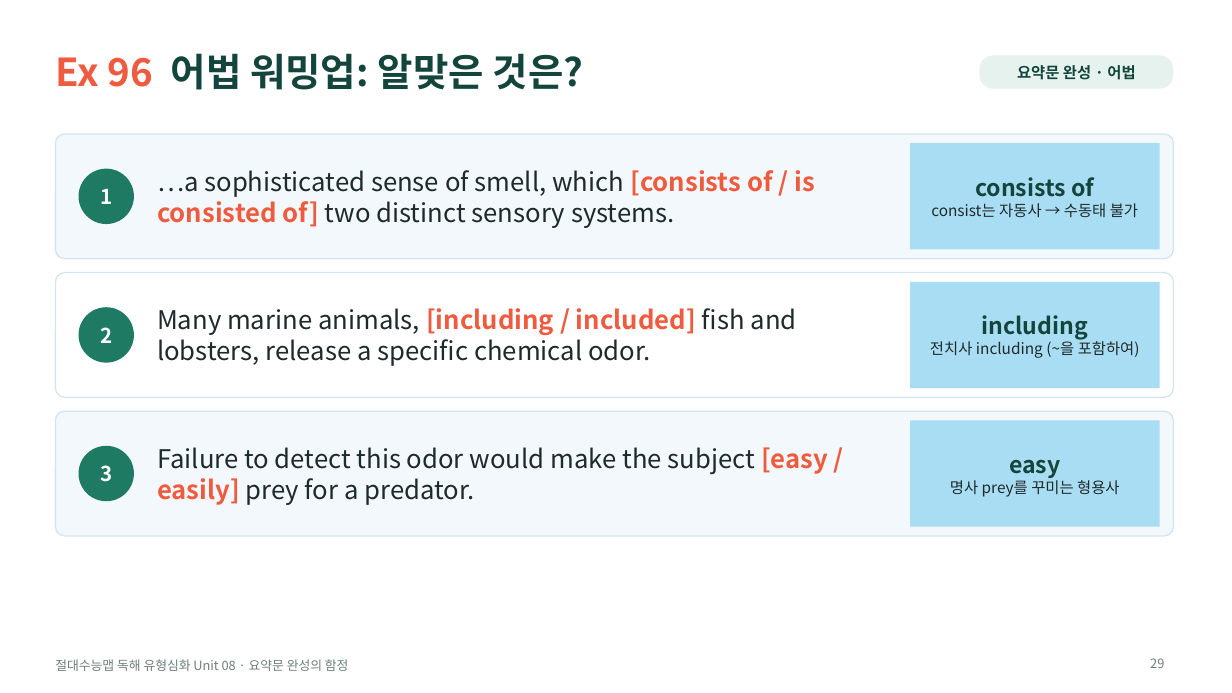
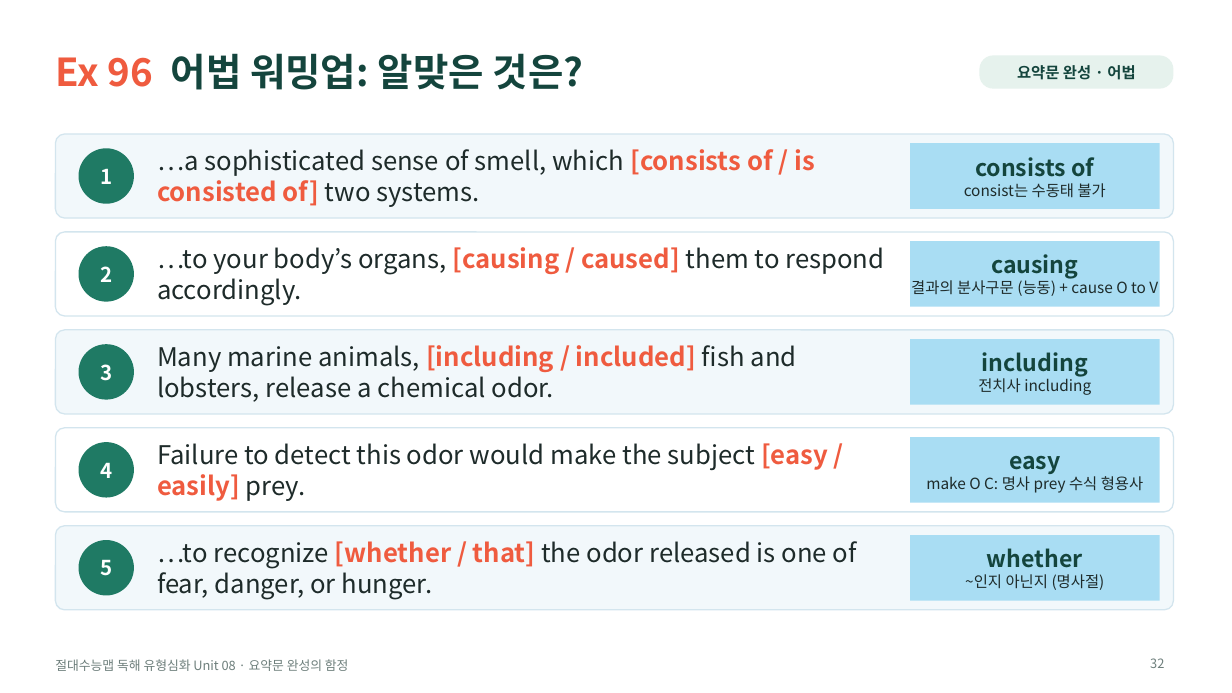
Before and after one commit to HUFSDavid/HUFSDavid, a slide deck: slide 32 of 절대수능맵_독해유형심화_Unit08_수업PPT.pptx (slide 29 before the commit). Drawn at 1232x693 pixels with LibreOffice and Linux fonts; fonts in the diff are those of the drawing. Boxes give left, top, right and bottom in pixels: in the first picture for what was removed or moved away, otherwise in the second. Text is boxed around its words. In the diff, an @@ line names an element or a change of style, - is before the commit and + after.

```diff
--- a/절대수능맵_독해유형심화_Unit08_수업PPT.pptx
+++ b/절대수능맵_독해유형심화_Unit08_수업PPT.pptx
@@ rounded rectangle: place and size @@
-rounded rectangle at (55,134,1174,259)
+rounded rectangle at (55,134,1174,218)
@@ ellipse "1": place and size @@
-ellipse "1" at (79,168,134,224)
+ellipse "1" at (79,148,134,203)
@@ text at (157,149,814,207): text changed @@
-…a sophisticated sense of smell, which [consists of / is consisted of] two distinct sensory systems.
+…a sophisticated sense of smell, which [consists of / is consisted of] two systems.
@@ rectangle "consists of": place and size @@
-rectangle "consists of" at (910,143,1160,250)
+rectangle "consists of" at (910,143,1160,209)
@@ text in rectangle at (964,183,1106,198): text changed @@
-consist는 자동사 → 수동태 불가
+consist는 수동태 불가
@@ rounded rectangle: place and size @@
-rounded rectangle at (55,273,1174,397)
+rounded rectangle at (55,232,1174,316)
@@ ellipse "2": place and size @@
-ellipse "2" at (79,308,134,363)
+ellipse "2" at (79,247,134,302)
@@ text added at (157,247,885,306), 20 pt, text #1E2B2A @@
+…to your body’s organs, [causing / caused] them to respond accordingly.
@@ rectangle added at (910,241,1160,307), fill #A9DDF3, 12 pt, text #1E2B2A @@
+causing
+결과의 분사구문 (능동) + cause O to V
@@ proportions changed in 3 elements at (55,134,1174,218), (55,232,1174,316), (55,330,1174,414) @@
@@ rounded rectangle: place and size @@
-rounded rectangle at (55,411,1174,536)
+rounded rectangle at (55,330,1174,414)
@@ ellipse "3": place and size @@
-ellipse "3" at (79,446,134,502)
+ellipse "3" at (79,345,134,400)
@@ text at (157,345,797,402): text changed @@
-Many marine animals, [including / included] fish and lobsters, release a specific chemical odor.
+Many marine animals, [including / included] fish and lobsters, release a chemical odor.
@@ rectangle "including": place and size @@
-rectangle "including" at (910,282,1160,388)
+rectangle "including" at (910,339,1160,405)
@@ text in rectangle at (978,376,1091,395): text changed @@
-전치사 including (~을 포함하여)
+전치사 including
@@ rounded rectangle added at (55,428,1174,512), fill #FFFFFF, outline #D3E5EE 1 pt @@
@@ ellipse added at (79,443,134,498), fill #1F7A64, 16 pt, text #FFFFFF, bold @@
+4
@@ text at (157,443,828,501): text changed @@
-Failure to detect this odor would make the subject [easy / easily] prey for a predator.
+Failure to detect this odor would make the subject [easy / easily] prey.
@@ rectangle "easy": place and size @@
-rectangle "easy" at (910,421,1160,527)
+rectangle "easy" at (910,437,1160,503)
@@ text in rectangle at (926,476,1143,493): text changed @@
-명사 prey를 꾸미는 형용사
+make O C: 명사 prey 수식 형용사
@@ rounded rectangle added at (55,526,1174,610), fill #F2F8FB, outline #D3E5EE 1 pt @@
@@ rectangle added at (910,535,1160,601), fill #A9DDF3, 12 pt, text #1E2B2A @@
+whether
+~인지 아닌지 (명사절)
@@ ellipse added at (79,540,134,595), fill #1F7A64, 16 pt, text #FFFFFF, bold @@
+5
@@ text added at (157,541,857,600), 20 pt, text #1E2B2A @@
+…to recognize [whether / that] the odor released is one of fear, danger, or hunger.
@@ page number at (1150,658,1164,668): text changed @@
-29
+32
```
Also in this commit, not shown: 38 other slides changed, 16 slides added, 15 slides removed, 3 other files.
